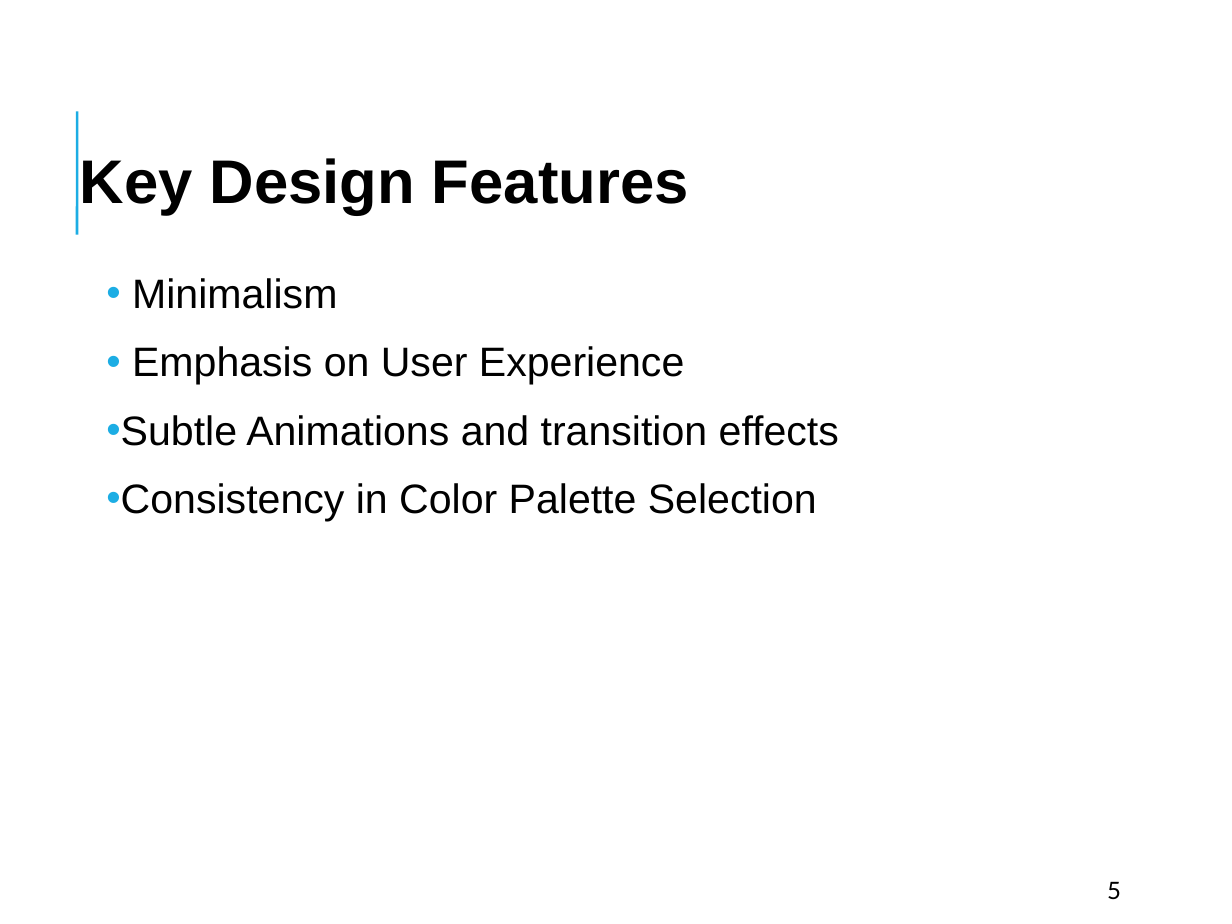
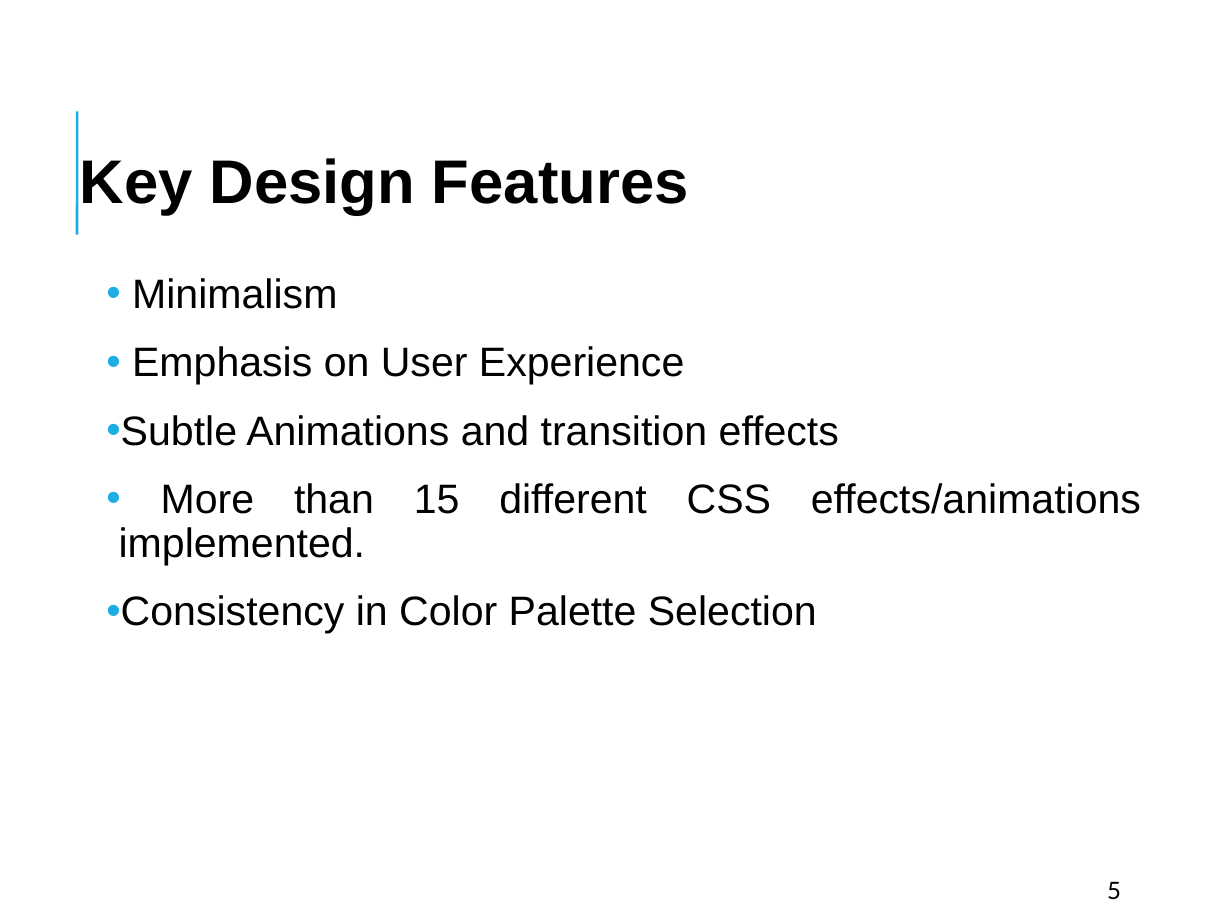
Before and after one commit to vamsibatchu1/Web-Programming-, a slide deck: slide 5 of Project 1/Project1.ppt. Drawn at 1232x924 pixels with LibreOffice and Linux fonts; fonts in the diff are those of the drawing. Boxes give left, top, right and bottom in pixels: in the first picture for what was removed or moved away, otherwise in the second. Text is boxed around its words. In the diff, an @@ line names an element or a change of style, - is before the commit and + after.

```diff
--- a/Project 1/Project1.ppt
+++ b/Project 1/Project1.ppt
@@ text at (x1=119, y1=483, x2=1141, y2=565): paragraph added @@
+• More than 15 different CSS effects/animations implemented.
```
Also in this commit, not shown: 18 other files.
